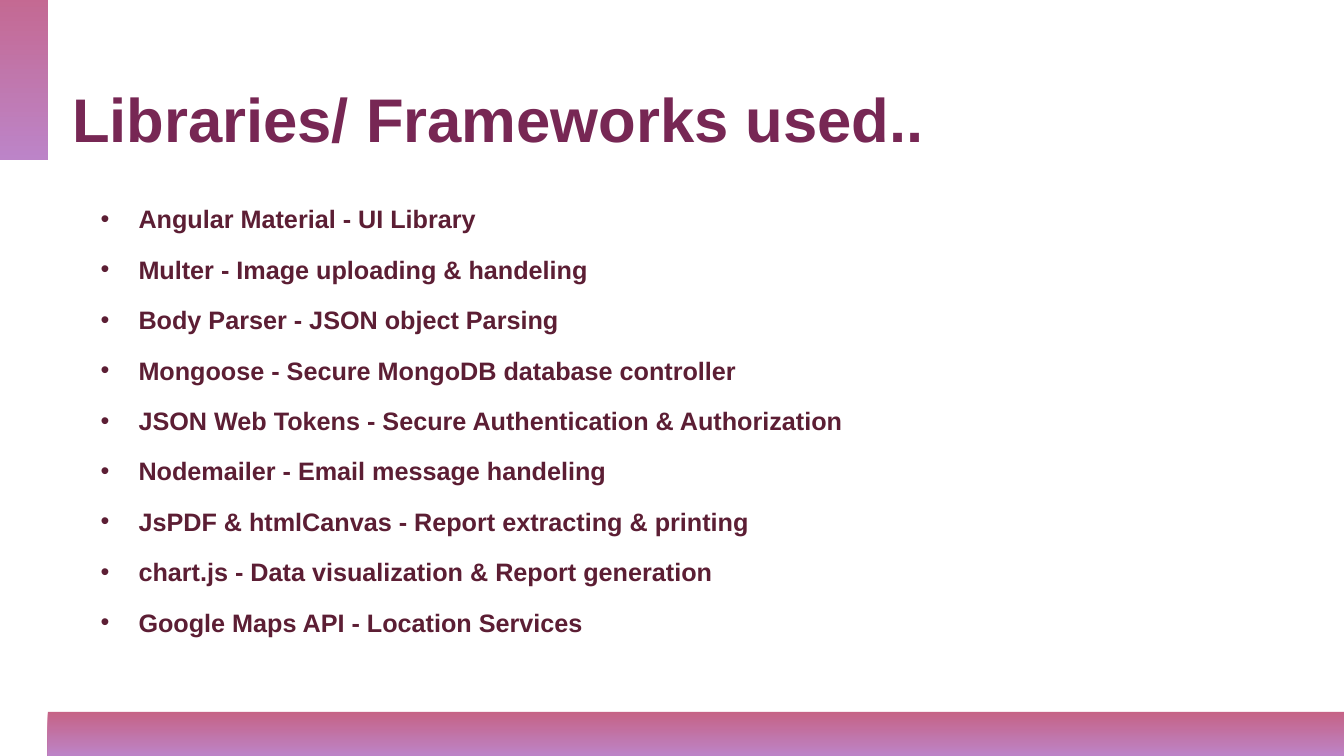
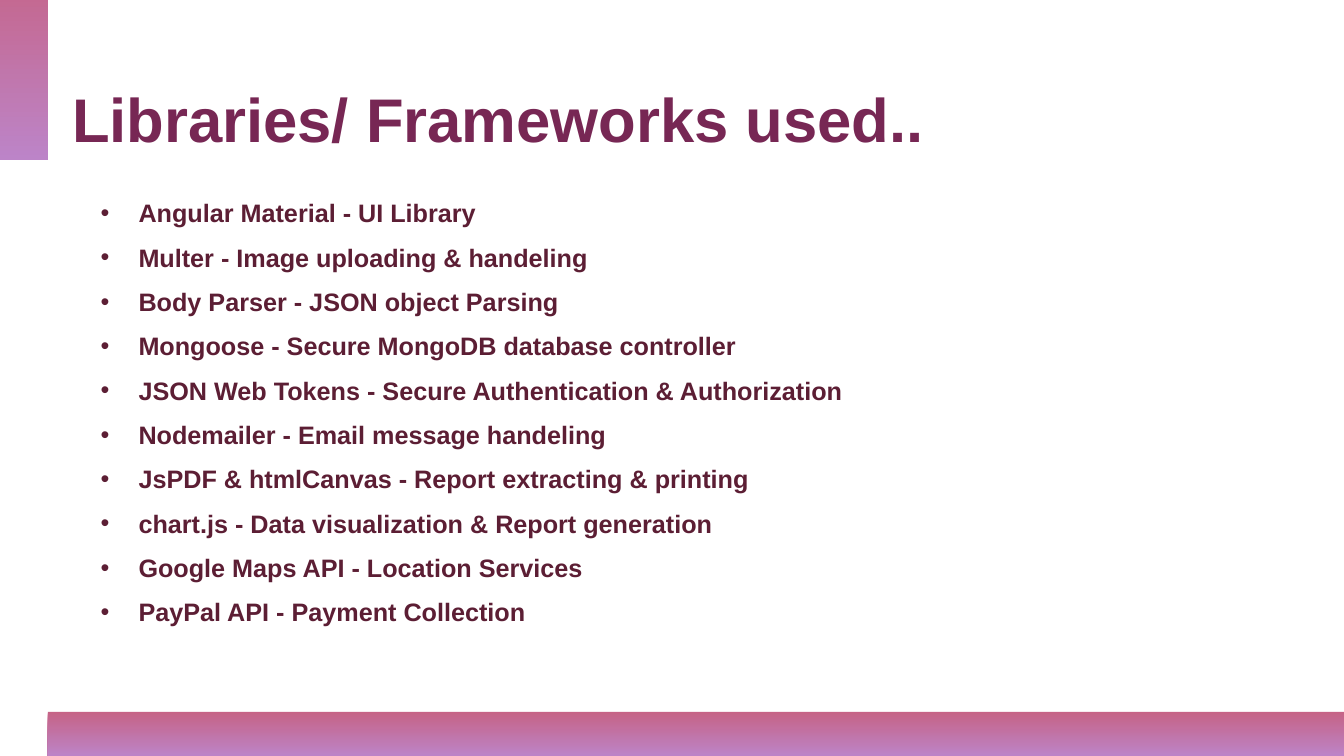
Before and after one commit to cmadusankahw/evenza-MEAN-frontend, a slide deck: slide 9 of Docs/evenza,pptx.pptx (slide 11 before the commit). Drawn at 1344x756 pixels with LibreOffice and Linux fonts; fonts in the diff are those of the drawing. Boxes give left, top, right and bottom in pixels: in the first picture for what was removed or moved away, otherwise in the second. Text is boxed around its words. In the diff, an @@ line names an element or a change of style, - is before the commit and + after.

Commit message:
report issues completed and modified

```diff
--- a/Docs/evenza,pptx.pptx
+++ b/Docs/evenza,pptx.pptx
@@ text at <box>139,203,842,583</box>: line spacing 1.5 to 1.3 @@
@@ text at <box>139,602,526,627</box>: paragraph added @@
+• PayPal API - Payment Collection
```
Also in this commit, not shown: 1 other slide changed, 1 slide added, 1 slide removed, 13 other files.
